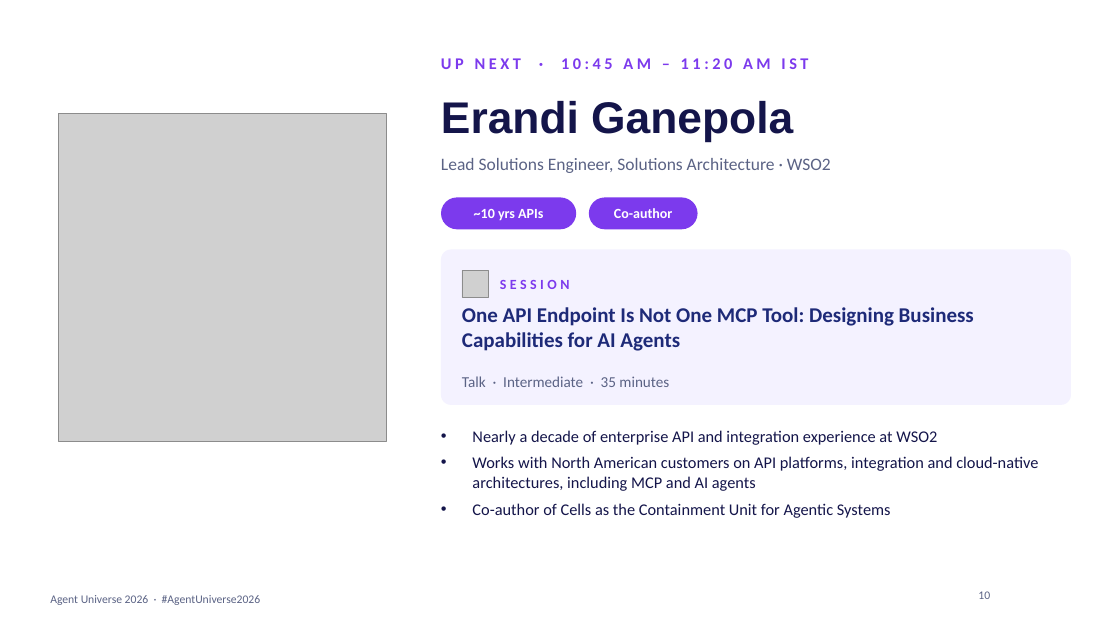
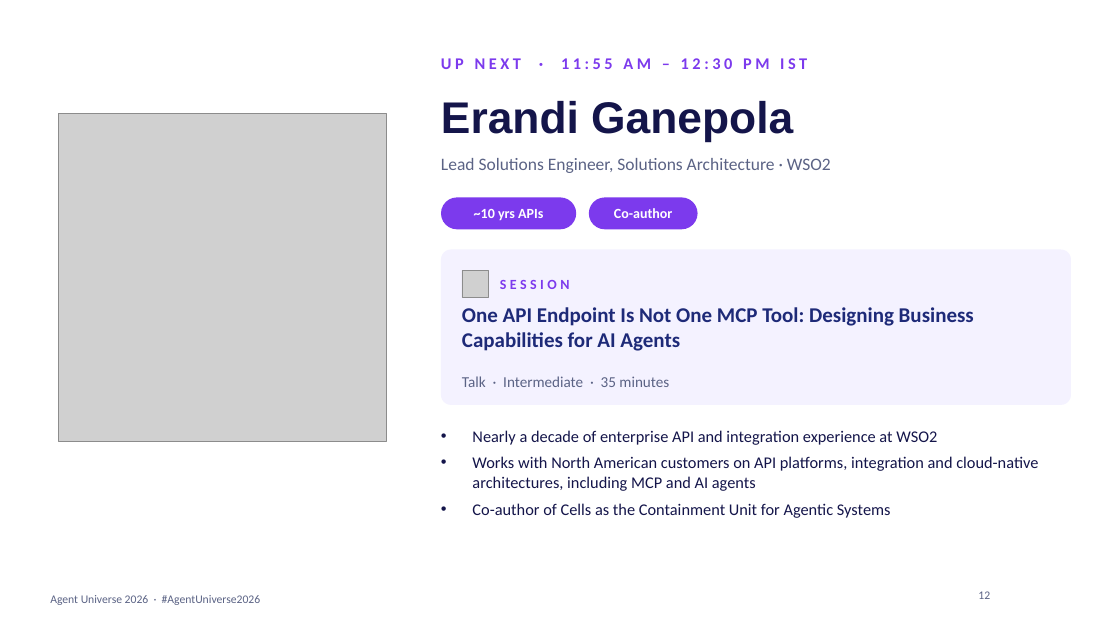
Before and after one commit to prathapm14/agent-universe-2026, a slide deck: slide 12 of slides/agent-universe-2026-host-deck.pptx (slide 10 before the commit). Drawn at 1120x630 pixels with LibreOffice and Linux fonts; fonts in the diff are those of the drawing; grey boxes stand for pictures; background and template pictures are left out. Boxes give left, top, right and bottom in pixels: in the first picture for what was removed or moved away, otherwise in the second. Text is boxed around its words. In the diff, an @@ line names an element or a change of style, - is before the commit and + after.

```diff
--- a/slides/agent-universe-2026-host-deck.pptx
+++ b/slides/agent-universe-2026-host-deck.pptx
@@ text at [441,58,807,69]: text changed @@
-UP NEXT · 10:45 AM – 11:20 AM IST
+UP NEXT · 11:55 AM – 12:30 PM IST
@@ page number at [978,591,990,599]: text changed @@
-10
+12
```
Also in this commit, not shown: 4 other slides changed, 35 other files.
